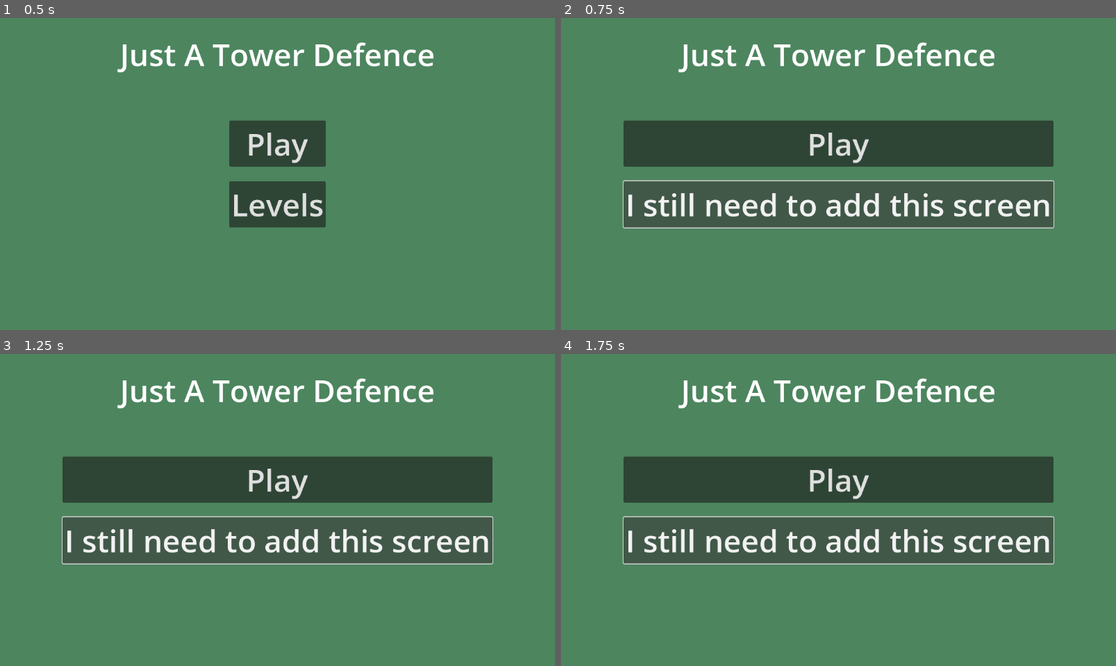
Above: before the commit, frames 1-4 (two rows, left to right).
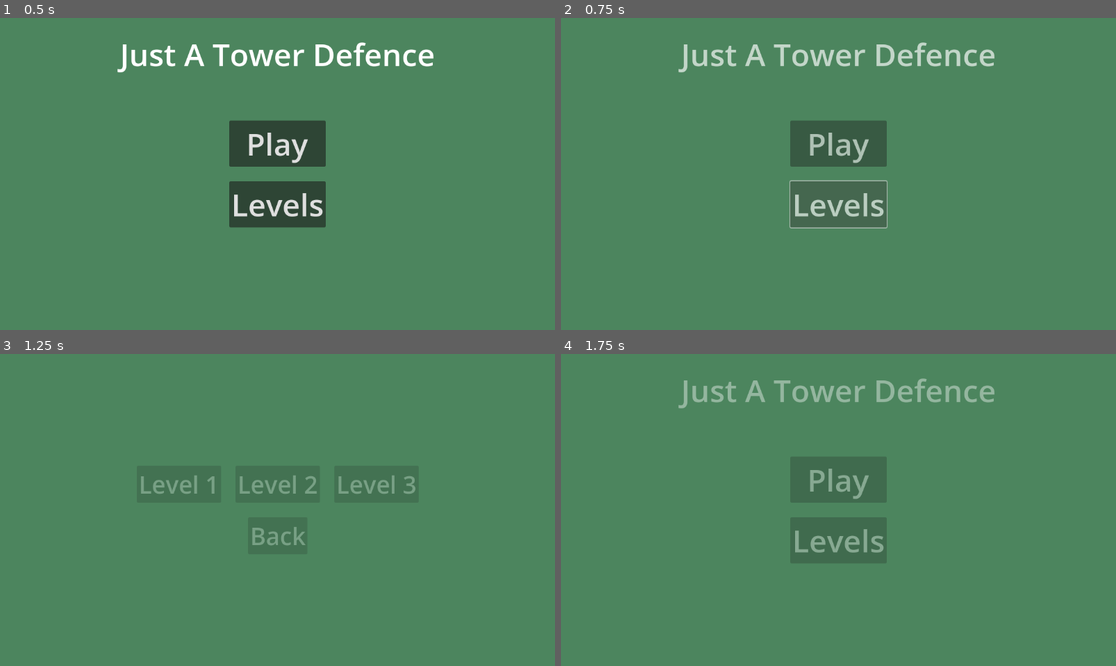
Above: after the commit, the same moments.

Repository: Robert-Riordan-UCD/GameDevJourney
Game: Godot game, scene res://GUI/MainMenu.tscn
Same seed, same stepped clock (60 frames per second), same inputs: the game is played once before the commit and once after it.
Inputs (mouse positions are in pixels of both pictures, inside the frame that each line leads up to):
- Up to frame 1 (0.5 s): no input
- Up to frame 2 (0.75 s): click "Levels" at 0.5 s
- Up to frame 3 (1.25 s): no input
- Up to frame 4 (1.75 s): click (838, 541) at 1.25 s, where only the run before the commit has a clickable "I still need to add this scre…"

Frame 1 is identical in both runs. In frame 2, 21% of the frame differs, in the area x 11-89%, y 7-68%; in frame 3, 25%; in frame 4, 23%.

Commit message:
Created a level select screen

Diff:
--- /dev/null
+++ b/Isometric_Tower_Defense/GUI/LevelSelectScreen.gd
@@ -0,0 +1,13 @@
+extends Control
+
+func _on_level_1_pressed():
+	SceneTransition.change_scene("res://Levels/Level1.tscn")
+
+func _on_level_2_pressed():
+	SceneTransition.change_scene("res://Levels/Level2.tscn")
+
+func _on_level_3_pressed():
+	SceneTransition.change_scene("res://Levels/Level3.tscn")
+
+func _on_back_pressed():
+	SceneTransition.change_scene("res://GUI/MainMenu.tscn")
--- /dev/null
+++ b/Isometric_Tower_Defense/GUI/LevelSelectScreen.tscn
@@ -0,0 +1,72 @@
+[gd_scene load_steps=2 format=3 uid="uid://cr2x2ru2imc8"]
+
+[ext_resource type="Script" path="res://GUI/LevelSelectScreen.gd" id="1_ka410"]
+
+[node name="LevelSelectScrren" type="Control"]
+layout_mode = 3
+anchors_preset = 15
+anchor_right = 1.0
+anchor_bottom = 1.0
+grow_horizontal = 2
+grow_vertical = 2
+script = ExtResource("1_ka410")
+
+[node name="ColorRect" type="ColorRect" parent="."]
+layout_mode = 1
+anchors_preset = 15
+anchor_right = 1.0
+anchor_bottom = 1.0
+grow_horizontal = 2
+grow_vertical = 2
+color = Color(0.298039, 0.521569, 0.368627, 1)
+
+[node name="VBoxContainer" type="VBoxContainer" parent="."]
+layout_mode = 1
+anchors_preset = 8
+anchor_left = 0.5
+anchor_top = 0.5
+anchor_right = 0.5
+anchor_bottom = 0.5
+offset_left = -183.0
+offset_top = -98.0
+offset_right = 183.0
+offset_bottom = 98.0
+grow_horizontal = 2
+grow_vertical = 2
+theme_override_constants/separation = 30
+alignment = 1
+
+[node name="HBoxContainer" type="HBoxContainer" parent="VBoxContainer"]
+layout_mode = 2
+theme_override_constants/separation = 30
+alignment = 1
+
+[node name="Level1" type="Button" parent="VBoxContainer/HBoxContainer"]
+layout_mode = 2
+theme_override_font_sizes/font_size = 50
+text = "Level 1"
+
+[node name="Level2" type="Button" parent="VBoxContainer/HBoxContainer"]
+layout_mode = 2
+theme_override_font_sizes/font_size = 50
+text = "Level 2
+"
+
+[node name="Level3" type="Button" parent="VBoxContainer/HBoxContainer"]
+layout_mode = 2
+theme_override_font_sizes/font_size = 50
+text = "Level 3
+"
+
+[node name="Back" type="Button" parent="VBoxContainer"]
+layout_mode = 2
+size_flags_horizontal = 4
+size_flags_vertical = 4
+theme_override_font_sizes/font_size = 50
+text = "Back
+"
+
+[connection signal="pressed" from="VBoxContainer/HBoxContainer/Level1" to="." method="_on_level_1_pressed"]
+[connection signal="pressed" from="VBoxContainer/HBoxContainer/Level2" to="." method="_on_level_2_pressed"]
+[connection signal="pressed" from="VBoxContainer/HBoxContainer/Level3" to="." method="_on_level_3_pressed"]
+[connection signal="pressed" from="VBoxContainer/Back" to="." method="_on_back_pressed"]
--- a/Isometric_Tower_Defense/GUI/MainMenu.gd
+++ b/Isometric_Tower_Defense/GUI/MainMenu.gd
@@ -4,4 +4,4 @@
 	SceneTransition.change_scene("res://Levels/Level1.tscn")
 
 func _on_level_button_pressed():
-	$VBoxContainer/LevelButton.text = "I still need to add this screen"
+	SceneTransition.change_scene("res://GUI/LevelSelectScreen.tscn")
